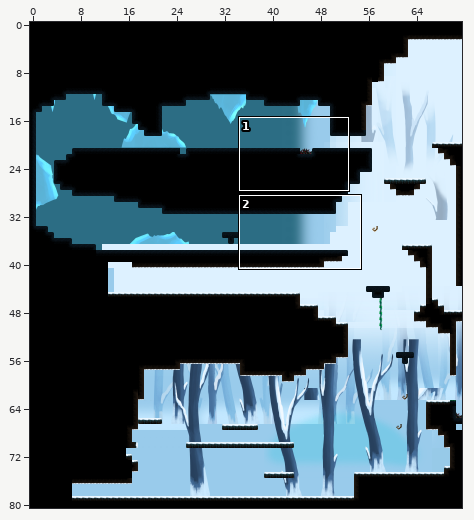
An edit to a level. Tiled map, Output/Assets/Maps/Map43.tmx. Above: a wide view before the commit, with the close-up outlined.
Close-up. First the earlier version:
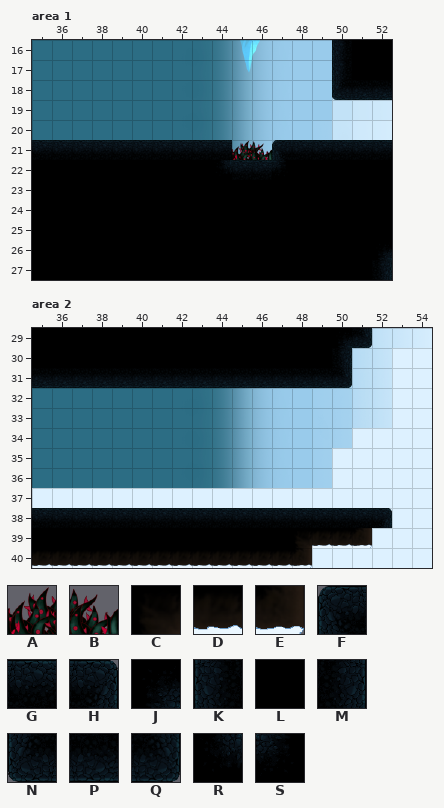
Cells are 64x64 px. Shown: area 1 x 35..52, y 16..27; area 2 x 35..54, y 29..40. The commit also changed other parts of the map, which this record leaves out.
Key: from "spike3": A 0, B 1; from "tiles nieve": C 11, D 36, E 37; from "tiles_cave": F 0, G 1, H 2, J 3, K 10, L 11, M 12, N 20, P 21, Q 22, R 23, S 25.
_ is an empty cell.
Layers that did not change in this view are not listed.
Layer "Platforms" before, area 1, first column x 35:
16 _______________KLL
17 _______________KLL
18 _______________NPP
19 __________________
20 __________________
21 GGGGGGGGGGABFGGGGG
22 LLLLLLLLLRGGSLLLLL
23 LLLLLLLLLLLLLLLLLL
24 LLLLLLLLLLLLLLLLLL
25 LLLLLLLLLLLLLLLLLL
26 LLLLLLLLLLLLLLLLLJ
27 LLLLLLLLLLLLLLLLLM
Layer "Platforms" before, area 2, first column x 35:
29 LLLLLLLLLLLLLLLJQ___
30 LLLLLLLLLLLLLLLM____
31 PPPPPPPPPPPPPPPQ____
32 ____________________
33 ____________________
34 ____________________
35 ____________________
36 ____________________
37 ____________________
38 GGGGGGGGGGGGGGGGGH__
39 LLLLLLLLLLLLLCDDE___
40 DDDDDDDDDDDDDE______
Now the later version:
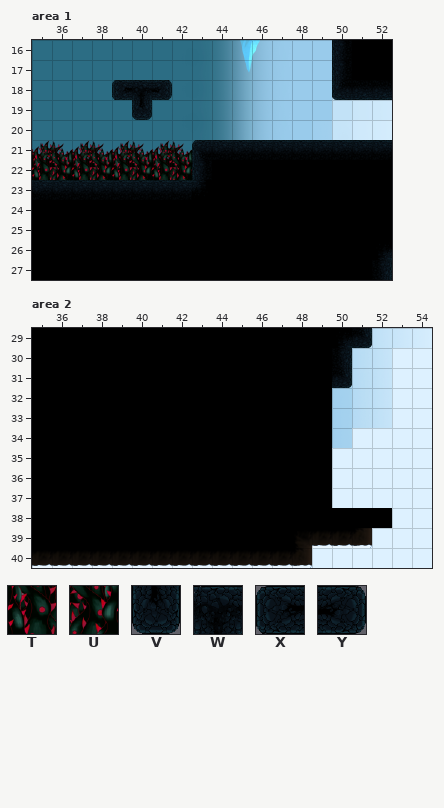
Further tiles: from "spike3": T 2, U 3; from "tiles_cave": V 8 turned 180, W 29 turned 180, X 30, Y 32.
The exact change:
Layer "Platforms", area 1:
Tile A replaces tile G in row 21 at x 35, 37, 39 and 41.
Tile B replaces tile G in row 21 at x 36, 38, 40 and 42.
Tile F replaces tile G in row 21 at x 43.
Tile G replaces tile A in row 21 at x 45.
Tile G replaces tile B in row 21 at x 46.
Tile G replaces tile F in row 21 at x 47.
Tile G replaces tile L in row 23 at x 35 to 42.
Tile K replaces tile L in row 22 at x 43.
Tile L replaces tile G in row 22 at x 45 to 46.
Tile L replaces tile R in row 22 at x 44.
Tile L replaces tile S in row 22 at x 47.
Tile S replaces tile L in row 23 at x 43.
Tile T replaces tile L in row 22 at x 35, 37, 39 and 41.
Tile U replaces tile L in row 22 at x 36, 38, 40 and 42.
Tile V is added in row 19 at x 40.
Tile W is added in row 18 at x 40.
Tile X is added in row 18 at x 39.
Tile Y is added in row 18 at x 41.
Layer "Platforms", area 2:
Tile L replaces tile G in row 38 at x 35 to 51.
Tile L replaces tile H in row 38 at x 52.
Tile L replaces tile P in row 31 at x 35 to 49.
Tile L is added in rows 32 to 37 at x 35 to 49.
